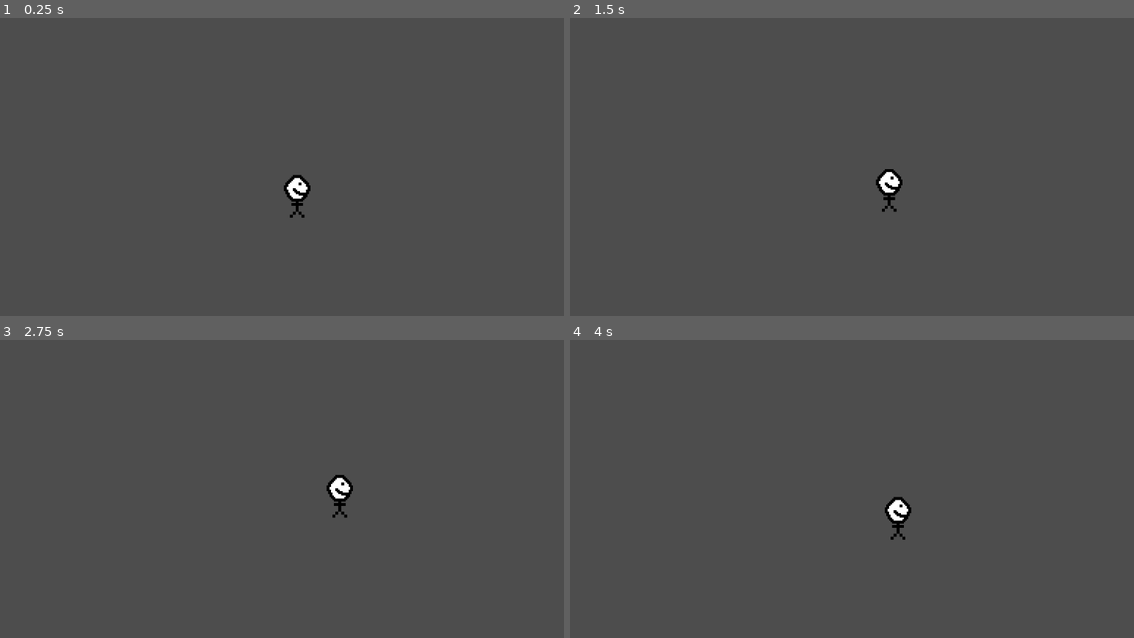
Above: before the commit, frames 1-4 (two rows, left to right).
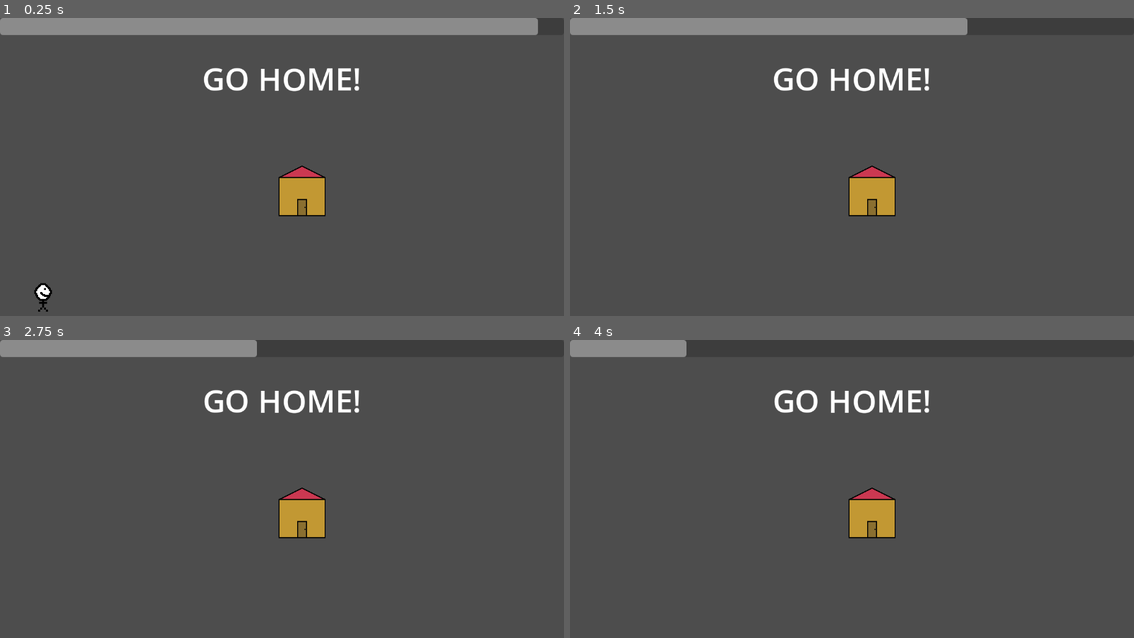
Above: after the commit, the same moments.

Repository: StaryMic/TeachingGodotToBF
Game: Godot game, scene res://ProjectTwo - Simple 2D Movement/Game.tscn
Same seed, same stepped clock (60 frames per second), same inputs: the game is played once before the commit and once after it. The project has no main scene, so this scene is started directly.
Inputs:
- Up to frame 1 (0.25 s): no input
- Up to frame 2 (1.5 s): hold Right (ui_right) 0.53-1.28 s; hold Down (ui_down) from 1.28 s (still down)
- Up to frame 3 (2.75 s): release Down (ui_down) at 2.03 s; hold Right (ui_right) from 2.03 s (still down)
- Up to frame 4 (4 s): release Right (ui_right) at 2.78 s; hold Up (ui_up) 2.78-3.53 s; hold Left (ui_left) from 3.53 s (still down)

The runs differ from the first frame. In frame 1, 7.7% of the frame differs, in the area x 0-96%, y 0-99%; in frame 2, 6.2%; in frame 3, 5.1%; in frame 4, 3.6%.

Commit message:
Added a 2nd project.

Diff:
--- a/ProjectOne - Warioware Microgame/Game.tscn
+++ b/ProjectOne - Warioware Microgame/Game.tscn
@@ -1,6 +1,6 @@
 [gd_scene load_steps=11 format=3 uid="uid://ck5hfy2xd3884"]
 
-[ext_resource type="Script" uid="uid://4hnn74328dsd" path="res://ProjectOne - Warioware Microgame/Scripts/game_state.gd" id="1_cnexm"]
+[ext_resource type="PackedScene" uid="uid://cwxfsq7m0jxrm" path="res://_Shared/Scenes/game_state.tscn" id="1_h4qmq"]
 [ext_resource type="Texture2D" uid="uid://bm6h3daf7w5iy" path="res://ProjectOne - Warioware Microgame/Assets/Images/duck.png" id="1_msjpu"]
 [ext_resource type="Texture2D" uid="uid://dnkk7x3vwcj2d" path="res://ProjectOne - Warioware Microgame/Assets/Images/Flag.png" id="2_wv1ey"]
 [ext_resource type="Texture2D" uid="uid://vq4b3dxrb15h" path="res://ProjectOne - Warioware Microgame/Assets/Images/Confetti.png" id="3_e67sx"]
@@ -48,29 +48,7 @@
 horizontal_alignment = 1
 vertical_alignment = 1
 
-[node name="GameState" type="Node" parent="."]
-script = ExtResource("1_cnexm")
-
-[node name="Timer" type="Timer" parent="GameState"]
-wait_time = 5.0
-one_shot = true
-autostart = true
-
-[node name="Label" type="Label" parent="GameState"]
-offset_left = 393.0
-offset_top = 87.0
-offset_right = 626.0
-offset_bottom = 145.0
-theme_override_font_sizes/font_size = 51
-
-[node name="ProgressBar" type="ProgressBar" parent="GameState"]
-custom_minimum_size = Vector2(0, 35)
-anchors_preset = 10
-anchor_right = 1.0
-offset_bottom = 4.0
-grow_horizontal = 2
-max_value = 5.0
-show_percentage = false
+[node name="GameState" parent="." instance=ExtResource("1_h4qmq")]
 
 [node name="Duck" type="Sprite2D" parent="."]
 position = Vector2(162, 324)
@@ -82,11 +60,10 @@
 [node name="CollisionShape2D" type="CollisionShape2D" parent="Duck/CollisionArea"]
 shape = SubResource("RectangleShape2D_wv1ey")
 
-[node name="Flag" type="Sprite2D" parent="." node_paths=PackedStringArray("game_state_node")]
+[node name="Flag" type="Sprite2D" parent="."]
 position = Vector2(826, 328)
 texture = ExtResource("2_wv1ey")
 script = ExtResource("5_4mayl")
-game_state_node = NodePath("../GameState")
 
 [node name="CollisionArea" type="Area2D" parent="Flag"]
 
--- a/ProjectTwo - Simple 2D Movement/Game.tscn
+++ b/ProjectTwo - Simple 2D Movement/Game.tscn
@@ -1,9 +1,39 @@
-[gd_scene load_steps=2 format=3 uid="uid://0jdtcixkpf3i"]
+[gd_scene load_steps=6 format=3 uid="uid://0jdtcixkpf3i"]
 
+[ext_resource type="Script" uid="uid://xymtyif01q24" path="res://_Shared/Scripts/RichTextEffects/Shaky.gd" id="1_4l730"]
+[ext_resource type="PackedScene" uid="uid://cwxfsq7m0jxrm" path="res://_Shared/Scenes/game_state.tscn" id="1_eg77n"]
 [ext_resource type="PackedScene" uid="uid://bbtr337oieekn" path="res://ProjectTwo - Simple 2D Movement/Scenes/Player.tscn" id="1_vmmw7"]
+[ext_resource type="PackedScene" uid="uid://du4bjedfrwe4n" path="res://ProjectTwo - Simple 2D Movement/Scenes/House.tscn" id="3_i7a6d"]
+
+[sub_resource type="RichTextEffect" id="RichTextEffect_yjirh"]
+script = ExtResource("1_4l730")
+metadata/_custom_type_script = "uid://xymtyif01q24"
 
 [node name="Game" type="Node2D"]
 
+[node name="Label" type="RichTextLabel" parent="."]
+anchors_preset = 8
+anchor_left = 0.5
+anchor_top = 0.5
+anchor_right = 0.5
+anchor_bottom = 0.5
+offset_top = 80.0
+offset_right = 1153.0
+offset_bottom = 160.0
+grow_horizontal = 2
+grow_vertical = 2
+theme_override_constants/line_separation = 0
+theme_override_font_sizes/normal_font_size = 64
+bbcode_enabled = true
+text = "[center][shaky]GO HOME!"
+scroll_active = false
+custom_effects = [SubResource("RichTextEffect_yjirh")]
+
+[node name="GameState" parent="." instance=ExtResource("1_eg77n")]
+
 [node name="Player" parent="." instance=ExtResource("1_vmmw7")]
-position = Vector2(607, 360)
-scale = Vector2(3, 3)
+position = Vector2(88, 568)
+scale = Vector2(2, 2)
+
+[node name="House" parent="." instance=ExtResource("3_i7a6d")]
+position = Vector2(1001, 418)
--- /dev/null
+++ b/ProjectTwo - Simple 2D Movement/Scenes/House.tscn
@@ -0,0 +1,62 @@
+[gd_scene load_steps=10 format=3 uid="uid://du4bjedfrwe4n"]
+
+[ext_resource type="Texture2D" uid="uid://8iimwfdtneoy" path="res://ProjectTwo - Simple 2D Movement/Assets/Images/House.png" id="1_e3ofl"]
+[ext_resource type="Script" uid="uid://dqvhpy5r75tlk" path="res://ProjectTwo - Simple 2D Movement/Scripts/House.gd" id="2_fvajk"]
+[ext_resource type="Texture2D" uid="uid://oanau7ydebdp" path="res://ProjectTwo - Simple 2D Movement/Assets/Images/Cloud.png" id="2_ojgrb"]
+
+[sub_resource type="RectangleShape2D" id="RectangleShape2D_ojgrb"]
+size = Vector2(56, 72)
+
+[sub_resource type="Curve" id="Curve_e3ofl"]
+_data = [Vector2(0, 0), 0.0, 0.0, 0, 0, Vector2(0.133779, 1), 0.0, 0.0, 0, 0, Vector2(1, 0), 0.0, 0.0, 0, 0]
+point_count = 3
+
+[sub_resource type="CurveTexture" id="CurveTexture_ojgrb"]
+curve = SubResource("Curve_e3ofl")
+
+[sub_resource type="Curve" id="Curve_fvajk"]
+_data = [Vector2(0, 0.311141), 0.0, 2.87024, 0, 0, Vector2(0.494983, 1), 0.0, 0.0, 0, 0, Vector2(1, 0), -2.70978, 0.0, 0, 0]
+point_count = 3
+
+[sub_resource type="CurveTexture" id="CurveTexture_jugcf"]
+curve = SubResource("Curve_fvajk")
+
+[sub_resource type="ParticleProcessMaterial" id="ParticleProcessMaterial_fvajk"]
+particle_flag_disable_z = true
+direction = Vector3(0, -1, 0)
+spread = 0.0
+initial_velocity_min = 231.75
+initial_velocity_max = 231.75
+gravity = Vector3(0, 98, 0)
+scale_min = 0.23
+scale_max = 0.68
+scale_curve = SubResource("CurveTexture_jugcf")
+alpha_curve = SubResource("CurveTexture_ojgrb")
+turbulence_enabled = true
+turbulence_noise_strength = 4.0
+turbulence_noise_scale = 2.505
+turbulence_influence_min = 0.075
+turbulence_influence_max = 0.09
+turbulence_initial_displacement_min = 1.49012e-06
+turbulence_initial_displacement_max = 4.0
+
+[node name="House" type="Sprite2D"]
+texture = ExtResource("1_e3ofl")
+script = ExtResource("2_fvajk")
+
+[node name="Area2D" type="Area2D" parent="."]
+
+[node name="CollisionShape2D" type="CollisionShape2D" parent="Area2D"]
+position = Vector2(0, 12)
+shape = SubResource("RectangleShape2D_ojgrb")
+
+[node name="GPUParticles2D" type="GPUParticles2D" parent="."]
+z_index = -1
+position = Vector2(-29, -39)
+emitting = false
+amount = 4
+texture = ExtResource("2_ojgrb")
+lifetime = 1.5
+process_material = SubResource("ParticleProcessMaterial_fvajk")
+
+[connection signal="area_entered" from="Area2D" to="." method="_on_area_2d_entered"]
--- a/ProjectTwo - Simple 2D Movement/Scenes/Player.tscn
+++ b/ProjectTwo - Simple 2D Movement/Scenes/Player.tscn
@@ -1,10 +1,19 @@
-[gd_scene load_steps=3 format=3 uid="uid://bbtr337oieekn"]
+[gd_scene load_steps=4 format=3 uid="uid://bbtr337oieekn"]
 
 [ext_resource type="Script" uid="uid://bvow4ir7sckbh" path="res://ProjectTwo - Simple 2D Movement/Scripts/Player.gd" id="1_a04kh"]
 [ext_resource type="Texture2D" uid="uid://btb8xjofk4pgr" path="res://ProjectTwo - Simple 2D Movement/Assets/Images/Guy.png" id="2_3pakn"]
+
+[sub_resource type="RectangleShape2D" id="RectangleShape2D_3pakn"]
+size = Vector2(20, 30)
 
 [node name="Player" type="Node2D"]
 script = ExtResource("1_a04kh")
 
 [node name="Sprite" type="Sprite2D" parent="."]
 texture = ExtResource("2_3pakn")
+
+[node name="Area2D" type="Area2D" parent="."]
+
+[node name="CollisionShape2D" type="CollisionShape2D" parent="Area2D"]
+position = Vector2(0, 1)
+shape = SubResource("RectangleShape2D_3pakn")
--- /dev/null
+++ b/ProjectTwo - Simple 2D Movement/Scripts/House.gd
@@ -0,0 +1,27 @@
+extends Sprite2D
+
+@onready var area : Area2D = $Area2D
+@onready var particle : GPUParticles2D = $GPUParticles2D
+var game_state : GameState
+
+func _ready() -> void:
+	# Get a reference to our gamestate node
+	game_state = get_tree().current_scene.get_node("GameState")
+
+	var screen_size = get_viewport_rect().size
+	self.global_position.x = randf_range(128,screen_size.x - 128)
+	self.global_position.y = randf_range(128,screen_size.y - 128)
+
+# Really hacky way of seeing if a player hit.
+# This really should be done by checking if the thing that hit us
+# is a part of a Player class, but I don't remember how to do that.
+func _on_area_2d_entered(area: Area2D) -> void:
+	if area.get_parent().name == "Player":
+		# Debug: Print out that we got the Player
+		print("Player hit!")
+		# Make smoke come out of the house
+		particle.emitting = true
+		# Delete the player so it looks like they went in
+		area.get_parent().queue_free()
+		# Tell the gamestate that we won!
+		game_state.game_won_signal.emit()
--- a/ProjectTwo - Simple 2D Movement/Scripts/Player.gd
+++ b/ProjectTwo - Simple 2D Movement/Scripts/Player.gd
@@ -5,14 +5,15 @@
 
 # Values
 # Movement speed is in Pixels per frame.
-var movement_speed : float = 1
+var movement_speed : float = 5
 
 # Called every frame. 'delta' is the elapsed time since the previous frame.
 func _process(delta: float) -> void:
+	# Some of the axis are flipped incorrectly here...
 	if Input.is_action_pressed("ui_left"):
+		self.global_position.x += movement_speed
+	if Input.is_action_pressed("ui_right"):
 		self.global_position.x += -movement_speed
-	if Input.is_action_pressed("ui_right"):
-		self.global_position.x += movement_speed
 	if Input.is_action_pressed("ui_up"):
 		self.global_position.y += movement_speed
 	if Input.is_action_pressed("ui_down"):
--- /dev/null
+++ b/_Shared/Scenes/game_state.tscn
@@ -0,0 +1,32 @@
+[gd_scene load_steps=2 format=3 uid="uid://cwxfsq7m0jxrm"]
+
+[ext_resource type="Script" uid="uid://4hnn74328dsd" path="res://_Shared/Scripts/game_state.gd" id="1_3famy"]
+
+[node name="GameState" type="Node"]
+script = ExtResource("1_3famy")
+
+[node name="Timer" type="Timer" parent="."]
+wait_time = 5.0
+one_shot = true
+autostart = true
+
+[node name="Label" type="Label" parent="."]
+anchors_preset = 10
+anchor_right = 1.0
+offset_top = 35.0
+offset_bottom = 58.0
+grow_horizontal = 2
+size_flags_horizontal = 6
+size_flags_vertical = 6
+theme_override_font_sizes/font_size = 32
+horizontal_alignment = 1
+vertical_alignment = 1
+
+[node name="ProgressBar" type="ProgressBar" parent="."]
+custom_minimum_size = Vector2(0, 35)
+anchors_preset = 10
+anchor_right = 1.0
+offset_bottom = 4.0
+grow_horizontal = 2
+max_value = 5.0
+show_percentage = false
--- /dev/null
+++ b/_Shared/Scripts/RichTextEffects/Shaky.gd
@@ -0,0 +1,19 @@
+@tool
+# Having a class name is handy for picking the effect in the Inspector.
+class_name RichTextShaky
+extends RichTextEffect
+
+
+# To use this effect:
+# - Enable BBCode on a RichTextLabel.
+# - Register this effect on the label.
+var bbcode := "shaky"
+
+
+func _process_custom_fx(char_fx: CharFXTransform) -> bool:
+	var time_scaled : float = char_fx.elapsed_time * 15
+	var character_offset = time_scaled + char_fx.relative_index
+	var char_offset : Vector2 = Vector2(sin(character_offset - 0.5), cos(character_offset - 0.5))
+
+	char_fx.offset = char_offset
+	return true
--- a/ProjectOne - Warioware Microgame/Scripts/game_state.gd
+++ b/_Shared/Scripts/game_state.gd
@@ -1,4 +1,8 @@
-extends Node
+# This defines a Class.
+# A class is an object that can be instanced (aka there can be multiple)
+# In this case, it is being used to allow for me to search for this node
+# and access it in other scripts without hacky workarounds.
+class_name GameState extends Node
 
 # Keeping track of if the player won or not
 var game_won : bool = false
Binary file added: ProjectTwo - Simple 2D Movement/Assets/Images/Cloud.png
Not shown, added: ProjectTwo - Simple 2D Movement/Assets/Images/Cloud.png.import
Binary file added: ProjectTwo - Simple 2D Movement/Assets/Images/House.png
Not shown, added: ProjectTwo - Simple 2D Movement/Assets/Images/House.png.import
Not shown, added: ProjectTwo - Simple 2D Movement/Scripts/House.gd.uid
Not shown, added: _Shared/Scripts/RichTextEffects/Shaky.gd.uid
Renamed: ProjectOne - Warioware Microgame/Scripts/game_state.gd.uid -> _Shared/Scripts/game_state.gd.uid
Not shown, changed: ProjectOne - Warioware Microgame/Problems.md
Not shown, added: ProjectTwo - Simple 2D Movement/Problems.md
